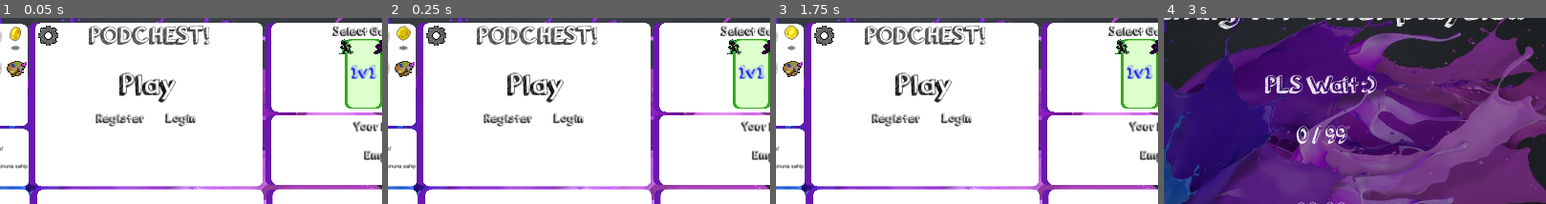
Above: before the commit, frames 1-4 (left to right).
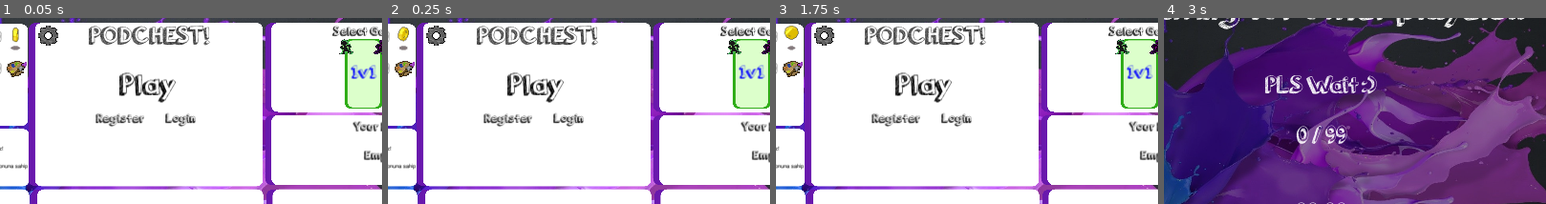
Above: after the commit, the same moments.

Repository: Ludermis/Podchest
Game: Godot game, scene res://Prefabs/Scenes/MainScene.tscn
The game is run twice, just before and just after one commit, with the same random seed, the same clock (stepped at 60 frames per second) and the same inputs.
Inputs (mouse positions are % of the whole screen's width and height, from its top left):
- Up to frame 1 (0.05 s): no input
- Up to frame 2 (0.25 s): no input
- Up to frame 3 (1.75 s): click "Play" at 0.5 s; click "Main Menu" at 1.25 s
- Up to frame 4 (3 s): click "Play" at 2 s; tap Enter at 2.75 s; move the mouse to (72, 45) at 2.77 s; hold D (right) from 2.78 s (still down); click (72, 45) at 2.85 s
The pictures show only the part of the screen within x 30-80%, y 12-62%; the shares and areas given below are measured in that part.

The runs differ from the first frame. In frame 1, 0.2% of the frame differs, in the area x 2-6%, y 4-17%; in frame 2, 0.2%, in the area x 2-6%, y 4-18%; in frame 3, 0.1%; in frame 4, nothing differs.

Commit message:
Lynext
Xedarin updates

Diff:
--- a/Prefabs/Characters/Xedarin.tscn
+++ b/Prefabs/Characters/Xedarin.tscn
@@ -66,11 +66,11 @@
 
 [node name="Body" type="Sprite" parent="."]
 position = Vector2( 0, -7.25 )
-texture = SubResource( 4 )
+texture = SubResource( 3 )
 
 [node name="Head" type="Sprite" parent="."]
-position = Vector2( 0, -13.25 )
-texture = SubResource( 3 )
+position = Vector2( 0, -12.25 )
+texture = SubResource( 4 )
 
 [node name="Hand1" type="Sprite" parent="."]
 position = Vector2( -5.94999, -8.25 )
--- a/Prefabs/Scenes/MainScene.tscn
+++ b/Prefabs/Scenes/MainScene.tscn
@@ -446,7 +446,6 @@
 position = Vector2( 411.598, 34.8854 )
 scale = Vector2( 2, 2 )
 frames = SubResource( 12 )
-frame = 1
 playing = true
 
 [node name="APSprite" type="AnimatedSprite" parent="AccountPanel"]
Not shown: 1 places in Prefabs/Characters/Xedarin.tscn that only renumber resources
Binary file changed: Sprites/Characters/villagernaut.png
Binary file changed: Sprites/Characters/xedarin.png
